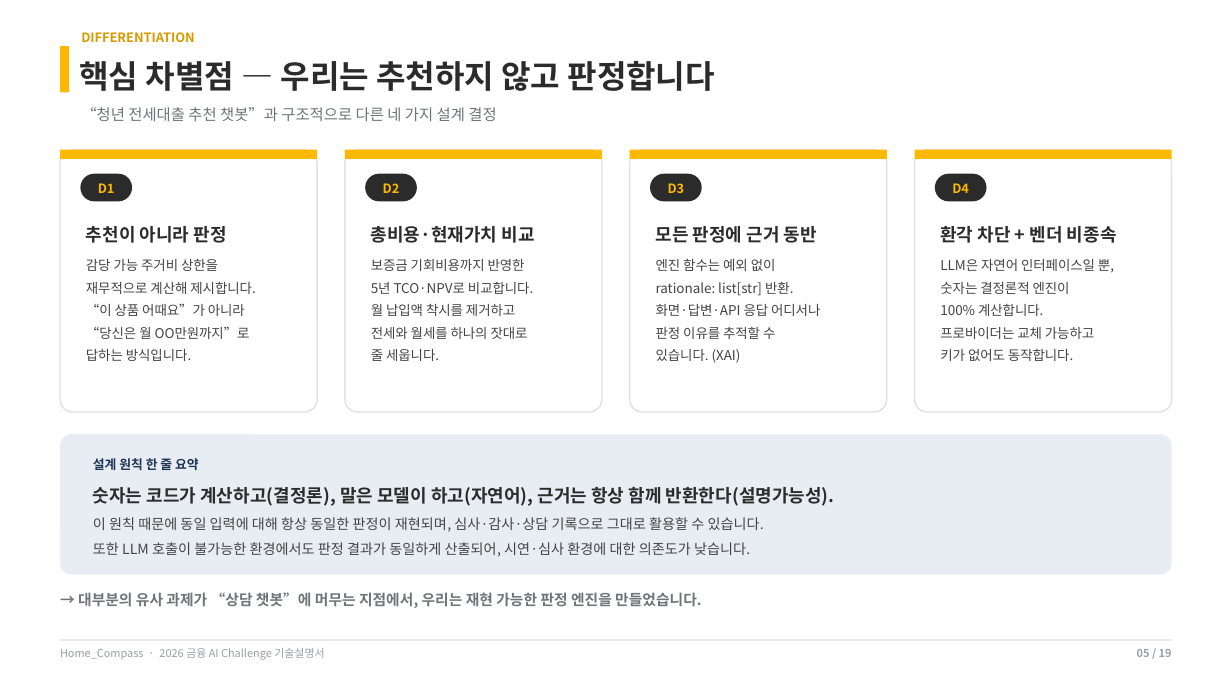
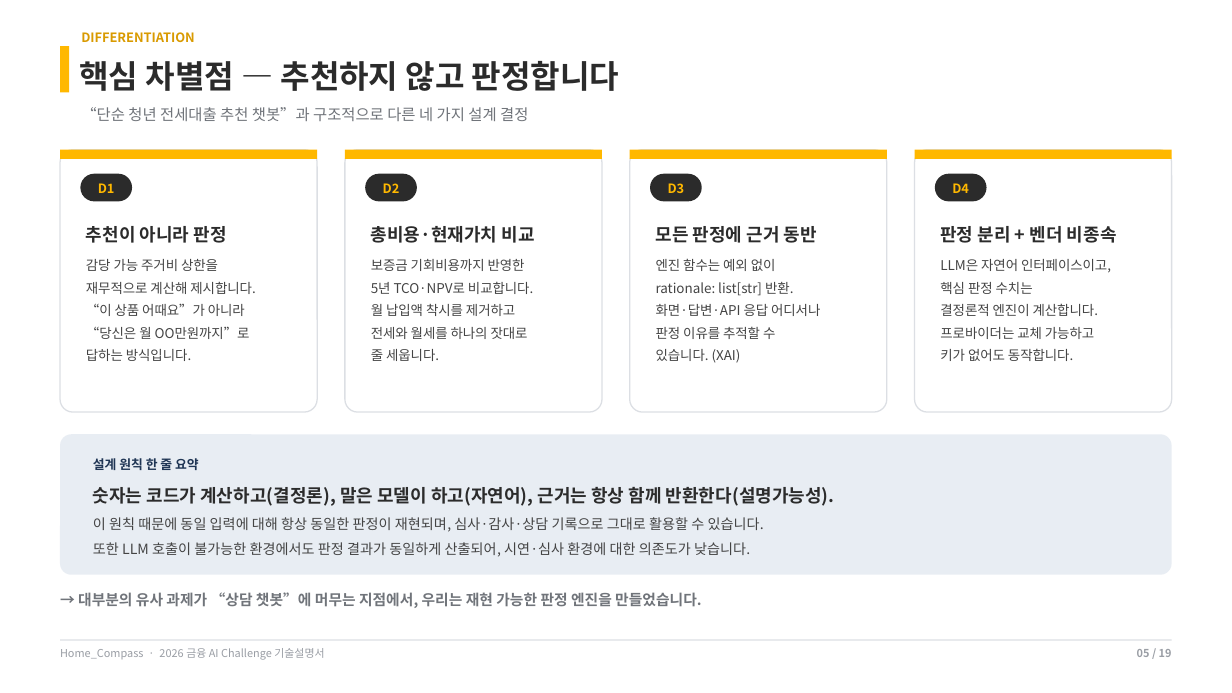
Before and after one commit to dnhynk/Home_Compass, a slide deck: slide 5 of docs/competition/기술설명서_Home_Compass.pptx. Drawn at 1232x693 pixels with LibreOffice and Linux fonts; fonts in the diff are those of the drawing. Boxes give left, top, right and bottom in pixels: in the first picture for what was removed or moved away, otherwise in the second. Text is boxed around its words. In the diff, an @@ line names an element or a change of style, - is before the commit and + after.

```diff
--- a/docs/competition/기술설명서_Home_Compass.pptx
+++ b/docs/competition/기술설명서_Home_Compass.pptx
@@ text at <box>79,61,619,91</box>: text changed @@
-핵심 차별점 — 우리는 추천하지 않고 판정합니다
+핵심 차별점 — 추천하지 않고 판정합니다
@@ text at <box>81,107,528,121</box>: text changed @@
-“청년 전세대출 추천 챗봇”과 구조적으로 다른 네 가지 설계 결정
+“단순 청년 전세대출 추천 챗봇”과 구조적으로 다른 네 가지 설계 결정
@@ text in rounded rectangle at <box>940,226,1117,316</box>: text changed @@
-환각 차단 + 벤더 비종속
-LLM은 자연어 인터페이스일 뿐,
-숫자는 결정론적 엔진이
-100% 계산합니다.
+판정 분리 + 벤더 비종속
+LLM은 자연어 인터페이스이고,
+핵심 판정 수치는
+결정론적 엔진이 계산합니다.
```
Also in this commit, not shown: 4 other slides changed, 1 other file.
